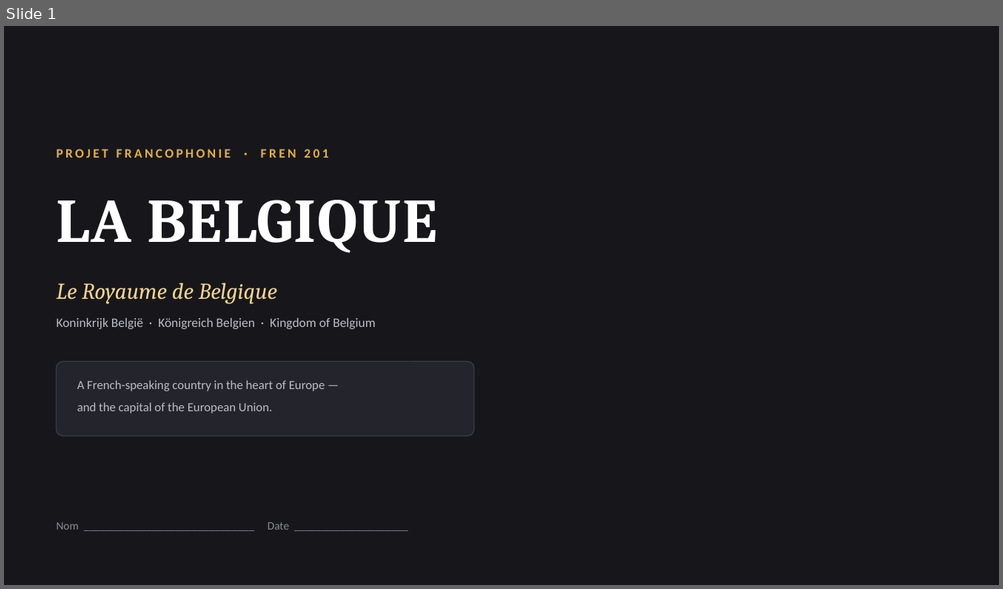
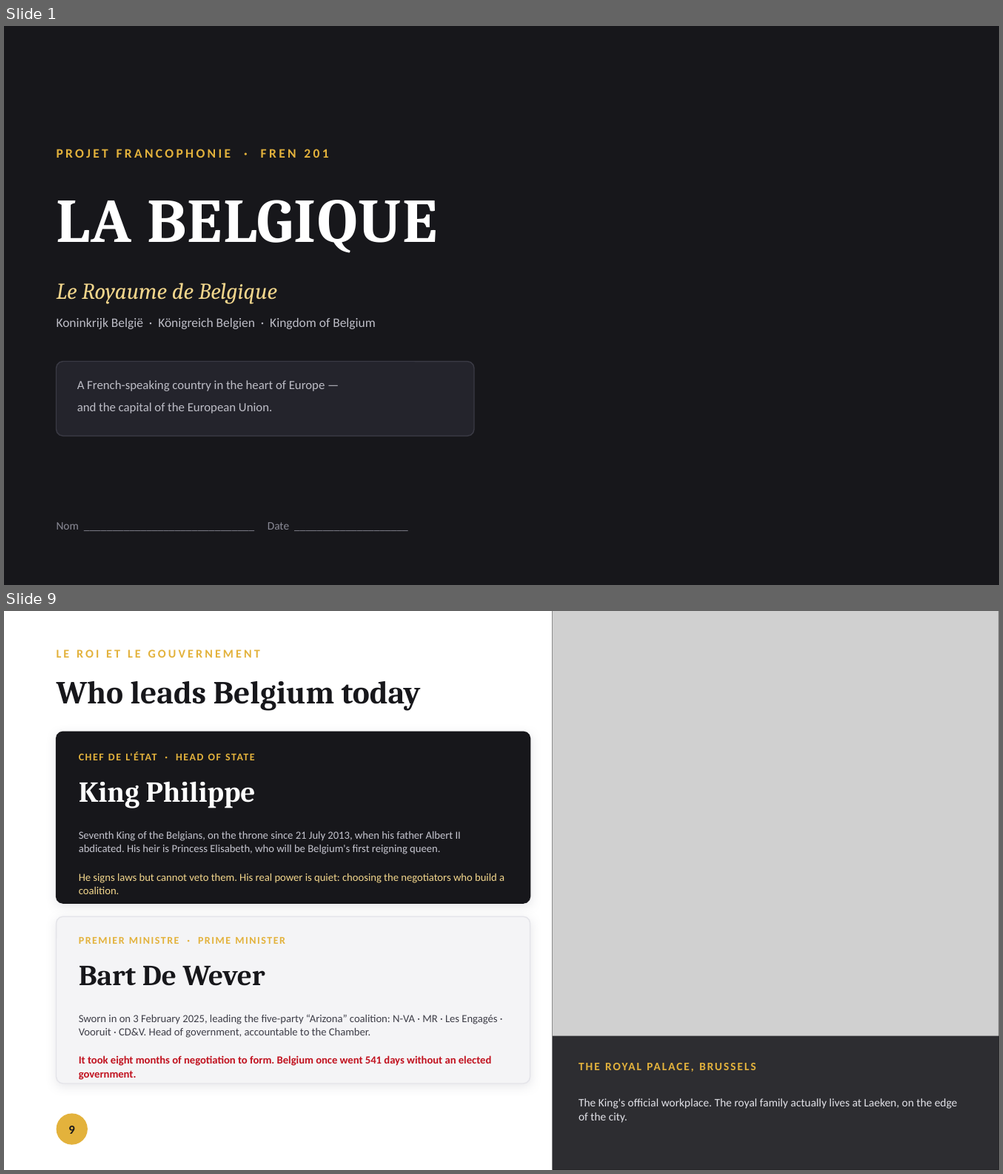
Before and after one commit to zman300z/BOYNT-WORK, a slide deck: fren201-belgium/La_Belgique_FREN201.pptx. Shown one above the other, each under a label of ours: slide 1 before the commit, slides 1 and 9 after it; the slides between them are not shown. The pictures are 1003x589 and 1003x1174 pixels, drawn with LibreOffice and Linux fonts; fonts in the diff are those of the drawing; grey boxes stand for pictures; background and template pictures are left out. Boxes give left, top, right and bottom in pixels: in the first picture for what was removed or moved away, otherwise in the second. Text is boxed around its words. In the diff, an @@ line names an element or a change of style, - is before the commit and + after.

```diff
--- a/fren201-belgium/La_Belgique_FREN201.pptx
+++ b/fren201-belgium/La_Belgique_FREN201.pptx
@@ slide 9 added at (x1=4, y1=611, x2=999, y2=1170), background #FFFFFF @@
@@ picture added at (x1=552, y1=611, x2=999, y2=1170) @@
@@ text added at (x1=57, y1=649, x2=260, y2=658), 11.5 pt, text #E3B23C, bold @@
+LE ROI ET LE GOUVERNEMENT
@@ text added at (x1=57, y1=681, x2=421, y2=711), 31 pt, text #17171B, bold @@
+Who leads Belgium today
@@ rounded rectangle added at (x1=57, y1=732, x2=530, y2=903), fill #17171B, outline #17171B 1 pt @@
@@ text added at (x1=125, y1=753, x2=132, y2=760), 10 pt, text #E3B23C, bold @@
+CHEF DE L'ÉTAT · HEAD OF STATE
@@ text added at (x1=79, y1=781, x2=256, y2=809), 28 pt, text #FFFFFF, bold @@
+King Philippe
@@ text added at (x1=79, y1=832, x2=461, y2=854), 10.5 pt, text #C4C4CE @@
+Seventh King of the Belgians, on the throne since 21 July 2013, when his father Albert II abdicated. His heir is Princess Elisabeth, who will be Belgium's first reigning queen.
@@ text added at (x1=79, y1=873, x2=504, y2=894), 10.5 pt, text #F2D68C @@
+He signs laws but cannot veto them. His real power is quiet: choosing the negotiators who build a coalition.
@@ rounded rectangle added at (x1=57, y1=917, x2=530, y2=1084), fill #F4F4F6, outline #E4E4E9 1 pt @@
@@ text added at (x1=79, y1=931, x2=508, y2=950), 10 pt, text #E3B23C, bold @@
+PREMIER MINISTRE · PRIME MINISTER
@@ text added at (x1=79, y1=966, x2=265, y2=986), 28 pt, text #17171B, bold @@
+Bart De Wever
@@ text added at (x1=79, y1=1014, x2=497, y2=1038), 10.5 pt, text #3E3E48 @@
+Sworn in on 3 February 2025, leading the five-party “Arizona” coalition: N-VA · MR · Les Engagés · Vooruit · CD&V. Head of government, accountable to the Chamber.
@@ rectangle added at (x1=552, y1=1037, x2=999, y2=1170), fill #17171B at 88% opacity @@
@@ text added at (x1=79, y1=1056, x2=491, y2=1080), 10.5 pt, text #C1121F, bold @@
+It took eight months of negotiation to form. Belgium once went 541 days without an elected government.
@@ text added at (x1=578, y1=1056, x2=967, y2=1076), 11 pt, text #E3B23C, bold @@
+THE ROYAL PALACE, BRUSSELS
@@ text added at (x1=578, y1=1099, x2=957, y2=1123), 11 pt, text #E2E2E8 @@
+The King's official workplace. The royal family actually lives at Laeken, on the edge of the city.
@@ ellipse added at (x1=57, y1=1114, x2=88, y2=1145), fill #E3B23C @@
@@ text added at (x1=68, y1=1126, x2=74, y2=1134), 12 pt, text #17171B, bold @@
+9
```
Also in this commit, not shown: 14 slides changed, 6 slides removed, 4 other files.
